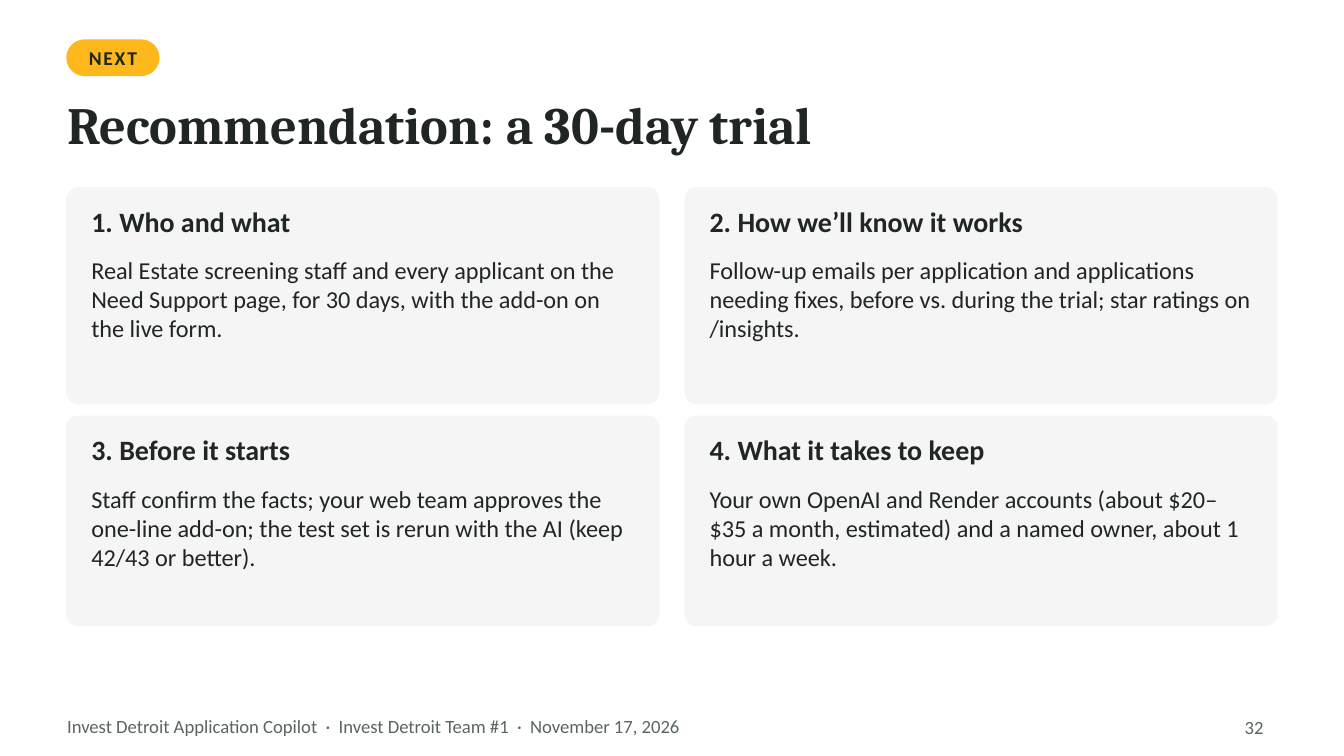
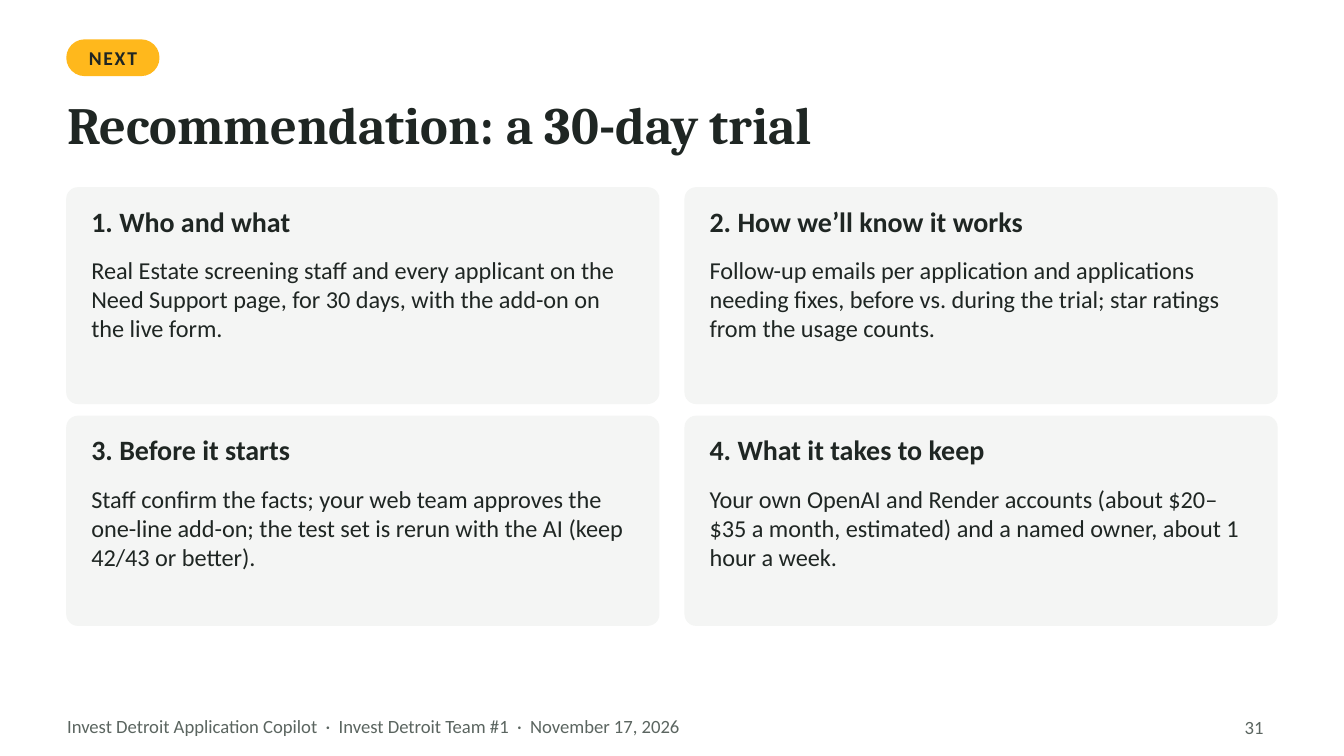
Before and after one commit to Ross-Business-Tech/Invest-Detroit-Project-1, a slide deck: slide 31 of docs/slides/Invest-Detroit-Copilot-Client-Deck.pptx (slide 32 before the commit). Drawn at 1344x756 pixels with LibreOffice and Linux fonts; fonts in the diff are those of the drawing. Boxes give left, top, right and bottom in pixels: in the first picture for what was removed or moved away, otherwise in the second. Text is boxed around its words. In the diff, an @@ line names an element or a change of style, - is before the commit and + after.

```diff
--- a/docs/slides/Invest-Detroit-Copilot-Client-Deck.pptx
+++ b/docs/slides/Invest-Detroit-Copilot-Client-Deck.pptx
@@ text at box(710, 262, 1219, 341): text changed @@
-Follow-up emails per application and applications needing fixes, before vs. during the trial; star ratings on /insights.
+Follow-up emails per application and applications needing fixes, before vs. during the trial; star ratings from the usage counts.
@@ page number at box(1245, 722, 1264, 734): text changed @@
-32
+31
```
Also in this commit, not shown: 7 other slides changed, 1 slide removed, 30 other files.
